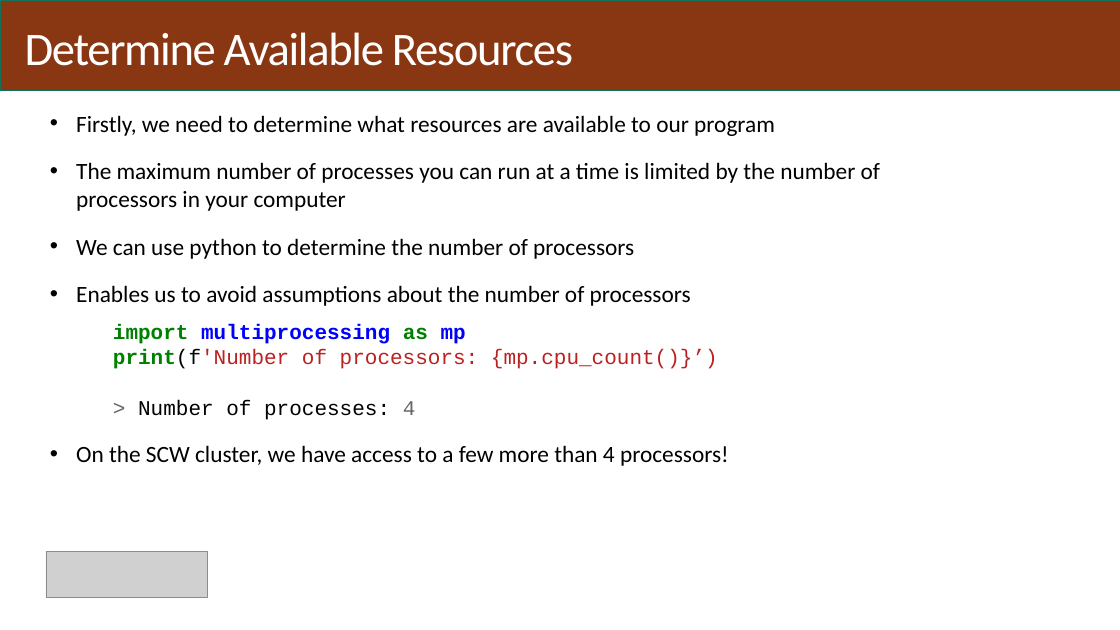
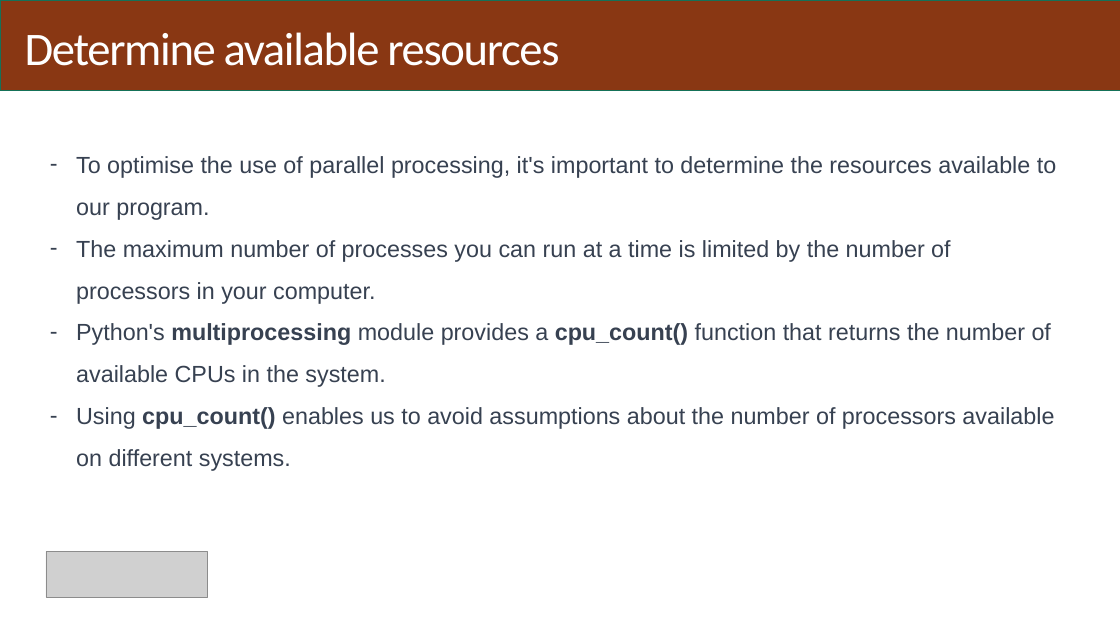
Before and after one commit to BangorUniversity/Research-Computing-Community, a slide deck: slide 20 of workshops/parallel_processing.pptx. Drawn at 1120x630 pixels with LibreOffice and Linux fonts; fonts in the diff are those of the drawing; grey boxes stand for pictures. Boxes give left, top, right and bottom in pixels: in the first picture for what was removed or moved away, otherwise in the second. Text is boxed around its words. In the diff, an @@ line names an element or a change of style, - is before the commit and + after.

```diff
--- a/workshops/parallel_processing.pptx
+++ b/workshops/parallel_processing.pptx
@@ title at [25,32,559,66]: text changed @@
-Determine Available Resources
+Determine available resources
@@ text at [76,156,1056,471]: text changed; font Calibri to Arial; text colour #000000 to #374151 @@
-• Firstly, we need to determine what resources are available to our program
-• The maximum number of processes you can run at a time is limited by the number of processors in your computer
-• We can use python to determine the number of processors
-• Enables us to avoid assumptions about the number of processors
-      import multiprocessing as mp
-      print(f'Number of processors: {mp.cpu_count()}’)
-      > Number of processes: 4
-• On the SCW cluster, we have access to a few more than 4 processors!
+– To optimise the use of parallel processing, it's important to determine the resources available to our program.
+– The maximum number of processes you can run at a time is limited by the number of processors in your computer.
+– Python's multiprocessing module provides a cpu_count() function that returns the number of available CPUs in the system.
+– Using cpu_count() enables us to avoid assumptions about the number of processors available on different systems.
```
Also in this commit, not shown: 31 other slides changed, 5 slides added, 4 slides removed.
